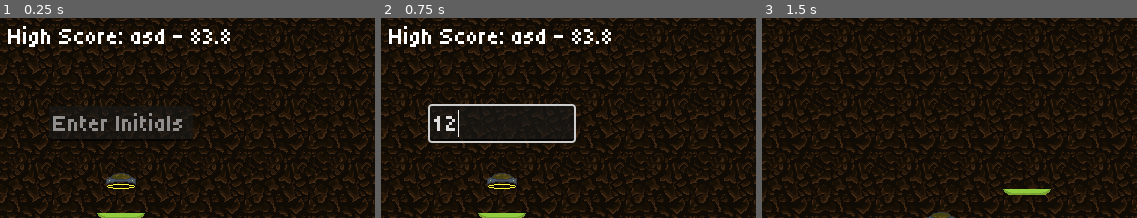
Above: before the commit, frames 1-3 (left to right).
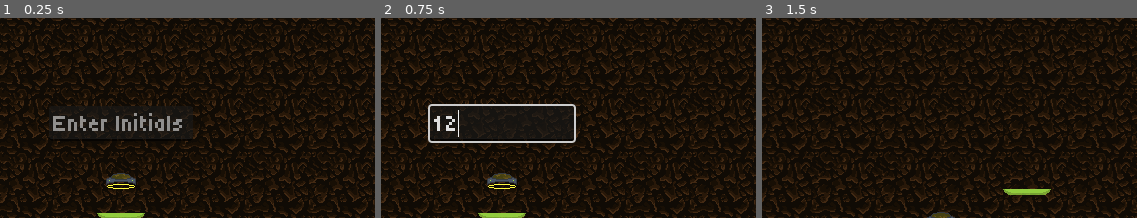
Above: after the commit, the same moments.

Repository: Soup-Wizard/FloorIsLava
Game: Godot game, scene res://main.tscn
The game is run twice, just before and just after one commit, with the same random seed, the same clock (stepped at 60 frames per second) and the same inputs.
Inputs (mouse positions are % of the whole screen's width and height, from its top left):
- Up to frame 1 (0.25 s): no input
- Up to frame 2 (0.75 s): click (50, 28) at 0.52 s; type "12" at 0.6 s
- Up to frame 3 (1.5 s): tap Enter at 1.25 s; move the mouse to (72, 45) at 1.27 s; hold D (right) from 1.28 s (still down); click (72, 45) at 1.35 s
The pictures show only the part of the screen within x 34-84%, y 1-51%; the shares and areas given below are measured in that part.

The runs differ from the first frame. In frame 1, 1.5% of the frame differs, in the area x 2-62%, y 4-15%; in frame 2, 1.5%; in frame 3, nothing differs.
Error after the commit: Attempt to call function 'get_as_text' in base 'null instance' on a null instance. (res://main.gd:35)

Commit message:
JSON pls

Diff:
--- a/data/highscores.json
+++ /dev/null
@@ -1,4 +0,0 @@
-{
-	"name": "asd",
-	"score": 83.8
-}
--- a/project.godot
+++ b/project.godot
@@ -19,6 +19,7 @@
 
 window/size/viewport_width=750
 window/size/viewport_height=400
+window/size/resizable=false
 
 [input]
 
Not shown, removed: data/hig3B0D.tmp
Not shown, removed: data/hig954D.tmp
Not shown, removed: data/hig9D30.tmp
